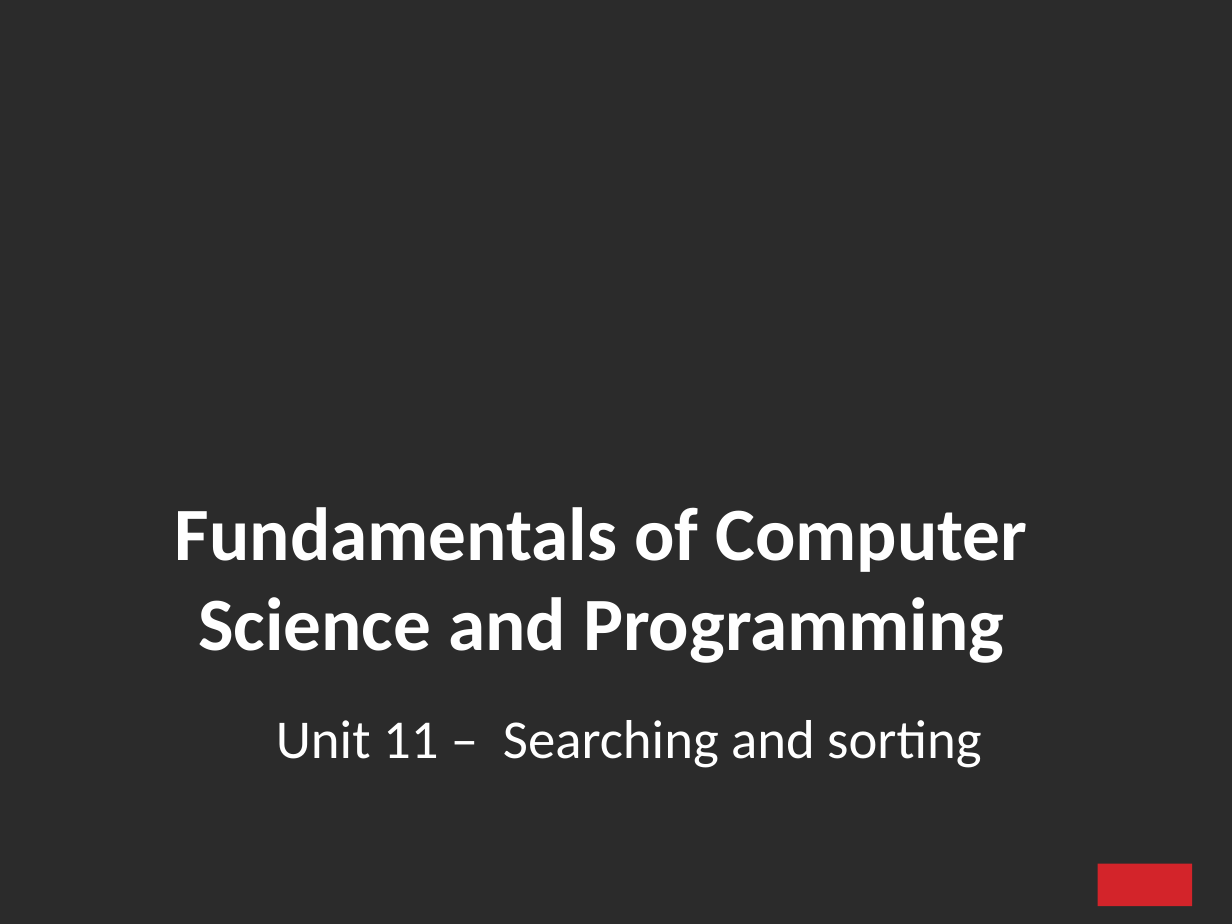
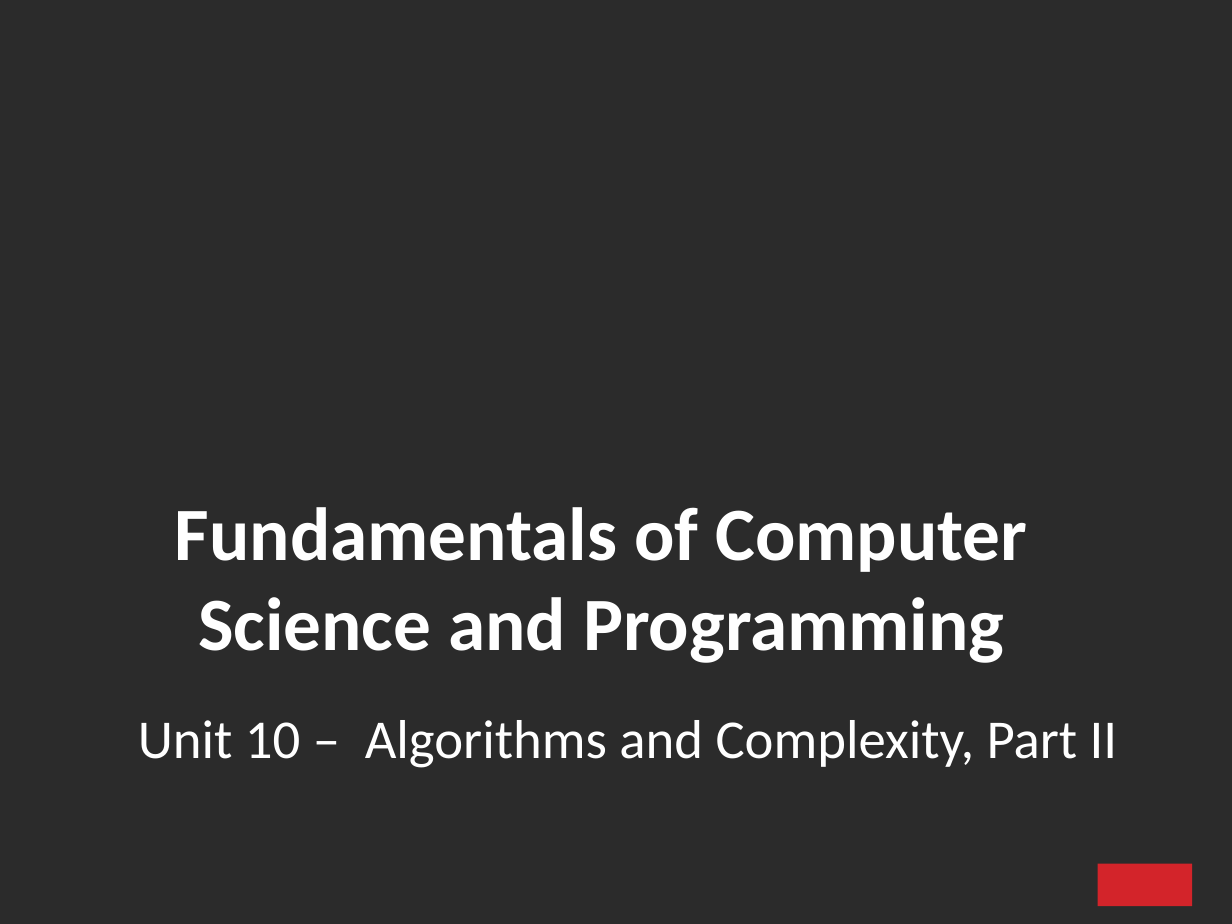
Before and after one commit to ifromm/fcsp, a slide deck: slide 1 of Slides/unit_11.pptx. Drawn at 1232x924 pixels with LibreOffice and Linux fonts; fonts in the diff are those of the drawing; background and template pictures are left out; a plain dark background stands for a picture behind light text. Boxes give left, top, right and bottom in pixels: in the first picture for what was removed or moved away, otherwise in the second. Text is boxed around its words. In the diff, an @@ line names an element or a change of style, - is before the commit and + after.

Commit message:
OOP now unit 9

```diff
--- a/Slides/unit_11.pptx
+++ b/Slides/unit_11.pptx
@@ text at <box>138,720,1117,768</box>: text changed @@
-Unit 11 – Searching and sorting
+Unit 10 – Algorithms and Complexity, Part II
```
Also in this commit, not shown: 3 other slides changed, 32 slides added, 103 slides removed, 11 other files.
